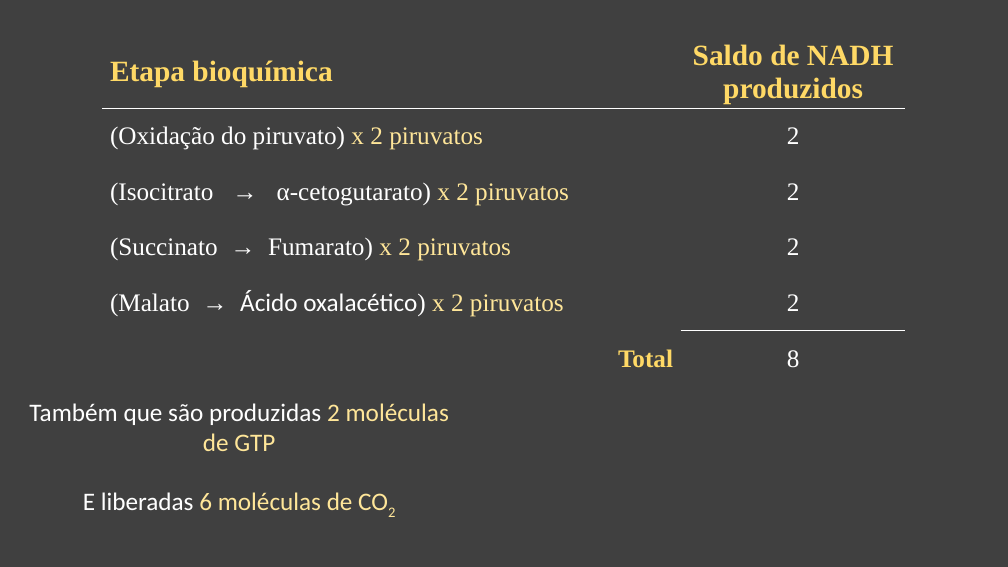
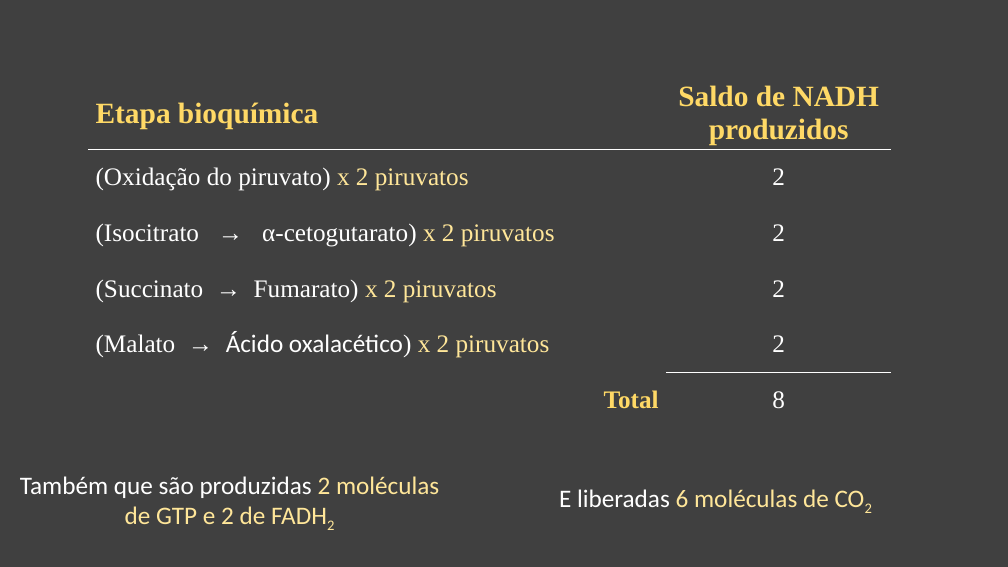
Before and after one commit to daniloasdotcom/Bioquimica-com-Danilo, a slide deck: slide 21 of static/aulas/ciclo_de_krebs.pptx (slide 20 before the commit). Drawn at 1008x567 pixels with LibreOffice and Linux fonts; fonts in the diff are those of the drawing. Boxes give left, top, right and bottom in pixels: in the first picture for what was removed or moved away, otherwise in the second. Text is boxed around its words. In the diff, an @@ line names an element or a change of style, - is before the commit and + after.

```diff
--- a/static/aulas/ciclo_de_krebs.pptx
+++ b/static/aulas/ciclo_de_krebs.pptx
@@ table: place and size @@
-table at <box>103,36,906,392</box>
+table at <box>88,76,891,433</box>
@@ text at <box>20,476,439,524</box>: text changed; text colour #FFFFFF to #FFE699 @@
-Também que são produzidas 2 moléculas de GTP
+Também que são produzidas 2 moléculas de GTP e 2 de FADH2
@@ text "E liberadas 6 moléculas de ...": place and size @@
-text "E liberadas 6 moléculas de ..." at <box>83,492,353,510</box>
+text "E liberadas 6 moléculas de ..." at <box>559,489,829,507</box>
```
Also in this commit, not shown: 4 other slides changed, 9 slides added, 3 slides removed, 2 other files.
